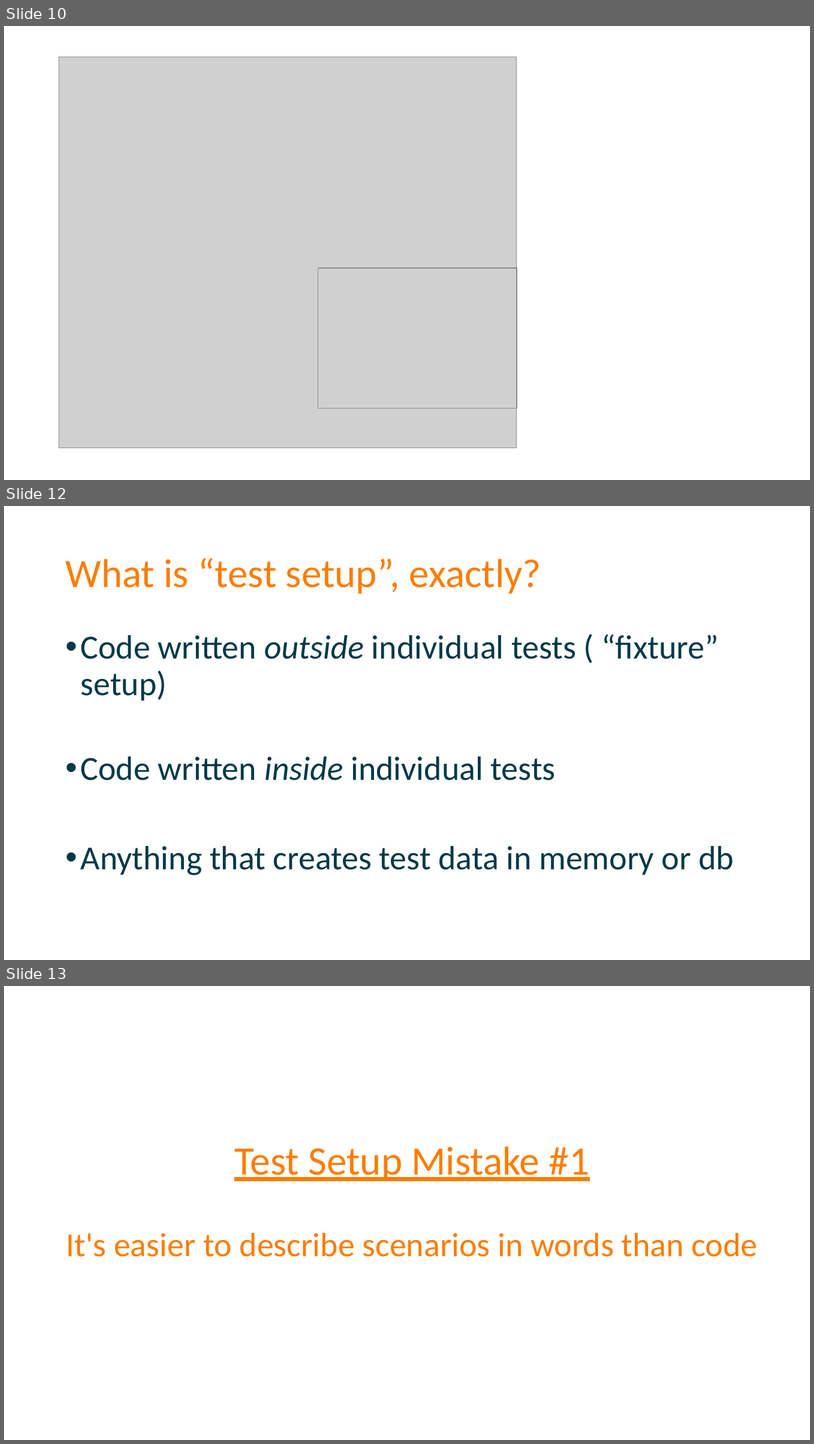
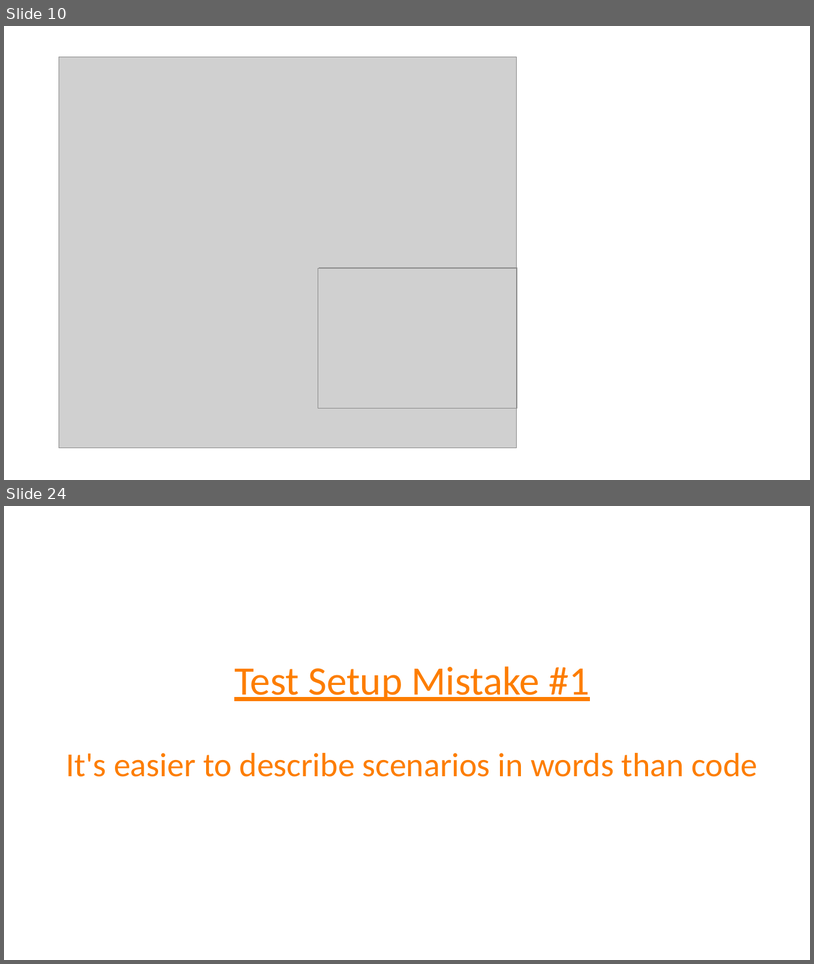
Before and after one commit to spetryjohnson/Talk-Patterns_of_Effective_Test_Setup, a slide deck: POETS - CodeMash 2017.pptx. Shown one above the other, each under a label of ours: slides 10, 12 and 13 before the commit, slides 10 and 24 after it; the slides between them are not shown. The pictures are 814x1444 and 814x964 pixels, drawn with LibreOffice and Linux fonts; fonts in the diff are those of the drawing; grey boxes stand for pictures. Boxes give left, top, right and bottom in pixels: in the first picture for what was removed or moved away, otherwise in the second. Text is boxed around its words. In the diff, an @@ line names an element or a change of style, - is before the commit and + after.

```diff
--- a/POETS - CodeMash 2017.pptx
+++ b/POETS - CodeMash 2017.pptx
@@ slide 12 removed at <box>4,506,810,960</box>, background #FFFFFF @@
@@ title removed at <box>65,558,542,594</box> @@
-What is “test setup”, exactly?
@@ text removed at <box>81,634,734,875</box> @@
-• Code written outside individual tests ( “fixture” setup)
-• Code written inside individual tests
-• Anything that creates test data in memory or db
@@ what was slide 13 is now slide 24 @@
```
Also in this commit, not shown: 3 slides changed, 16 slides added, 1 other slide removed, 1 other file.
